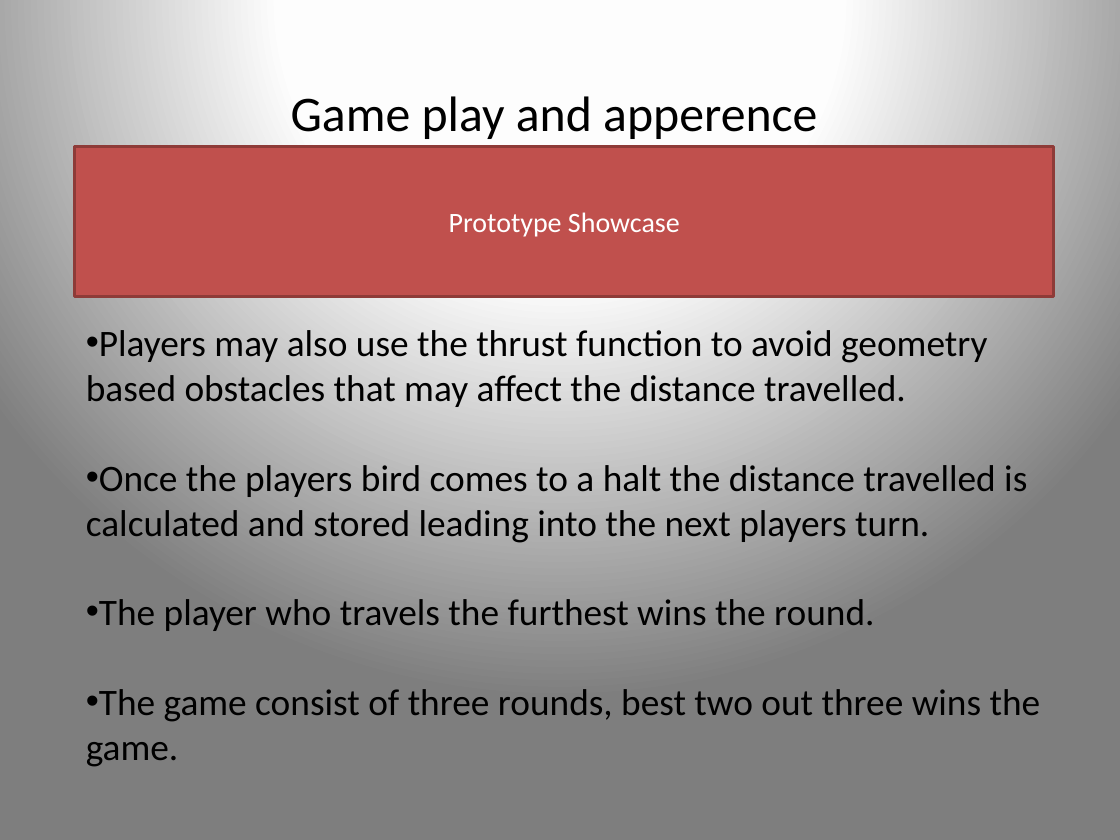
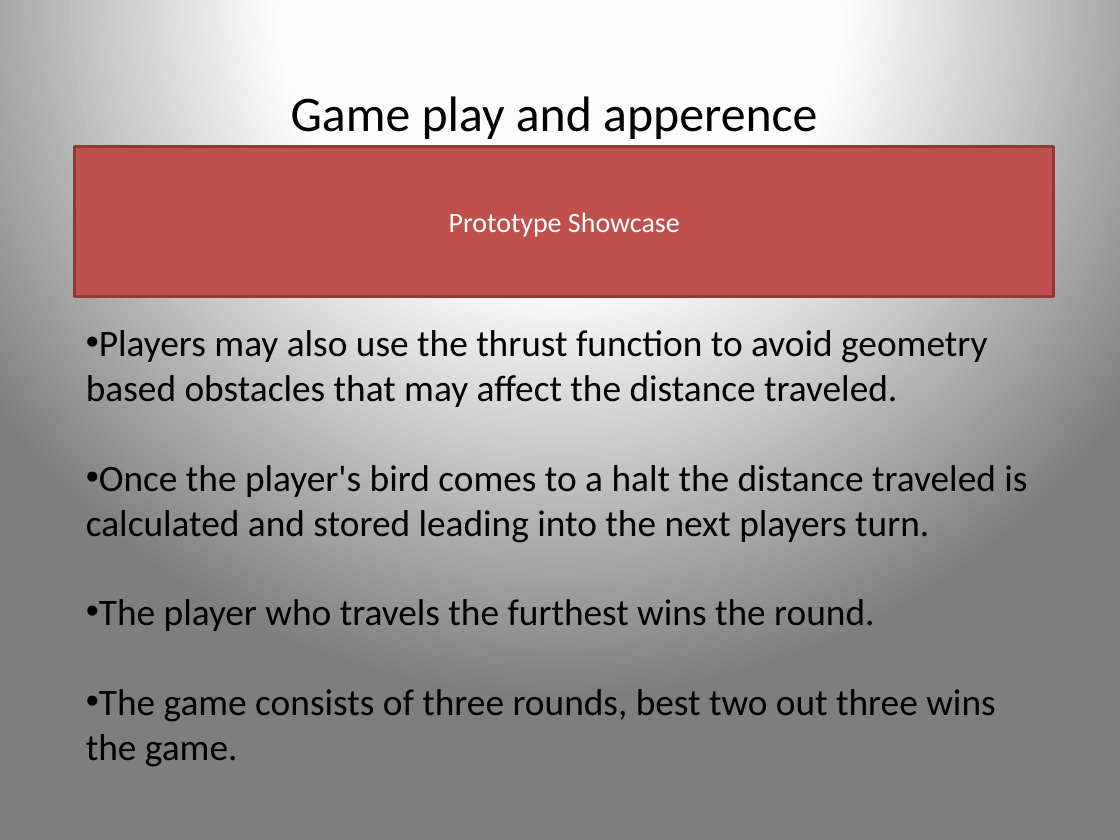
Before and after one commit to UoSGamesGroups/second-semester-s2-l4-5-group-19, a slide deck: slide 11 of Presentation/Pitch Presentation_Group 19.pptx (slide 12 before the commit). Drawn at 1120x840 pixels with LibreOffice and Linux fonts; fonts in the diff are those of the drawing. Boxes give left, top, right and bottom in pixels: in the first picture for what was removed or moved away, otherwise in the second. Text is boxed around its words. In the diff, an @@ line names an element or a change of style, - is before the commit and + after.

```diff
--- a/Presentation/Pitch Presentation_Group 19.pptx
+++ b/Presentation/Pitch Presentation_Group 19.pptx
@@ text at [86, 330, 1027, 543]: text changed @@
-• Players may also use the thrust function to avoid geometry based obstacles that may affect the distance travelled.
-• Once the players bird comes to a halt the distance travelled is calculated and stored leading into the next players turn.
+• Players may also use the thrust function to avoid geometry based obstacles that may affect the distance traveled.
+• Once the player's bird comes to a halt the distance traveled is calculated and stored leading into the next players turn.
@@ text at [86, 689, 995, 767]: text changed @@
-• The game consist of three rounds, best two out three wins the game.
+• The game consists of three rounds, best two out three wins the game.
```
Also in this commit, not shown: 7 other slides changed, 1 slide added, 3 slides removed, 2 other files.
